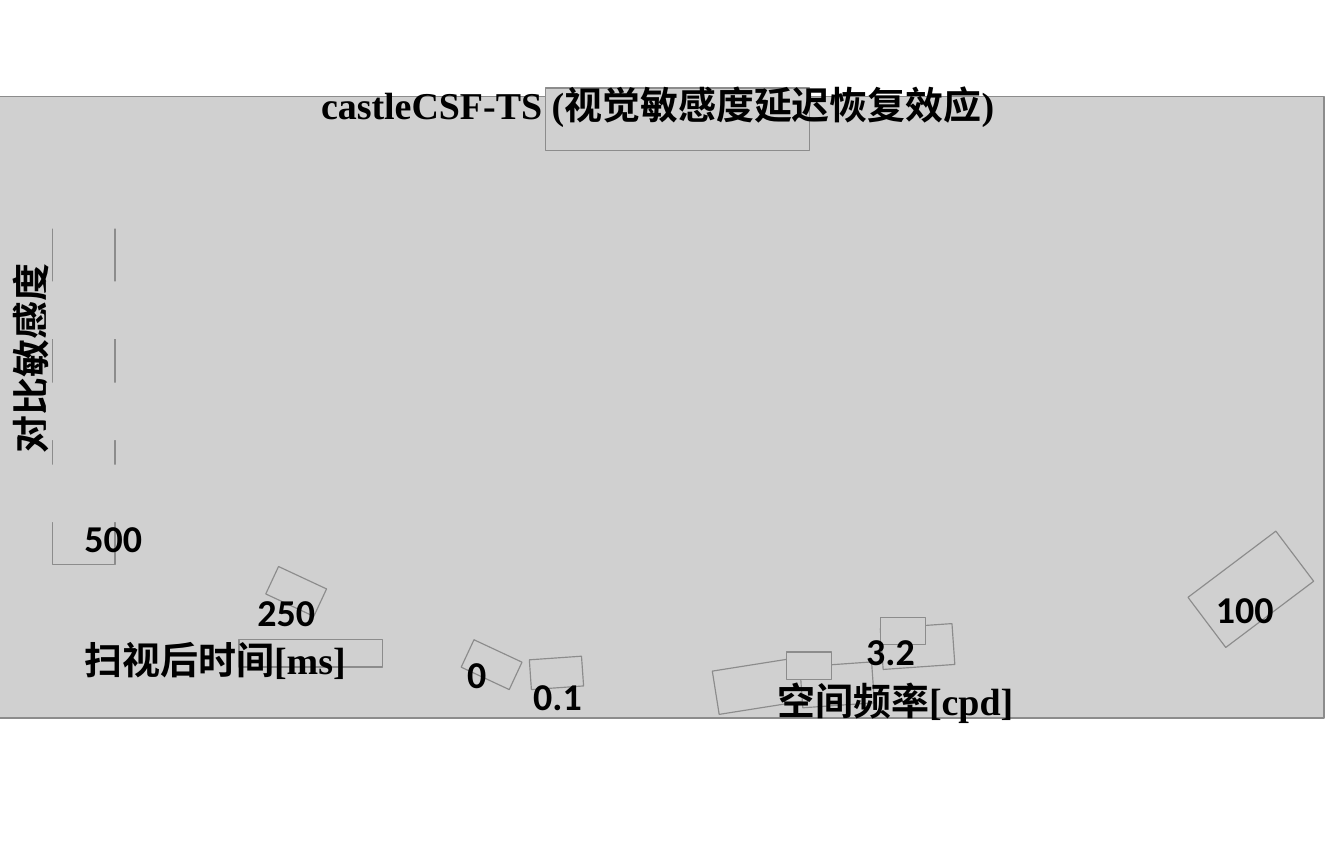
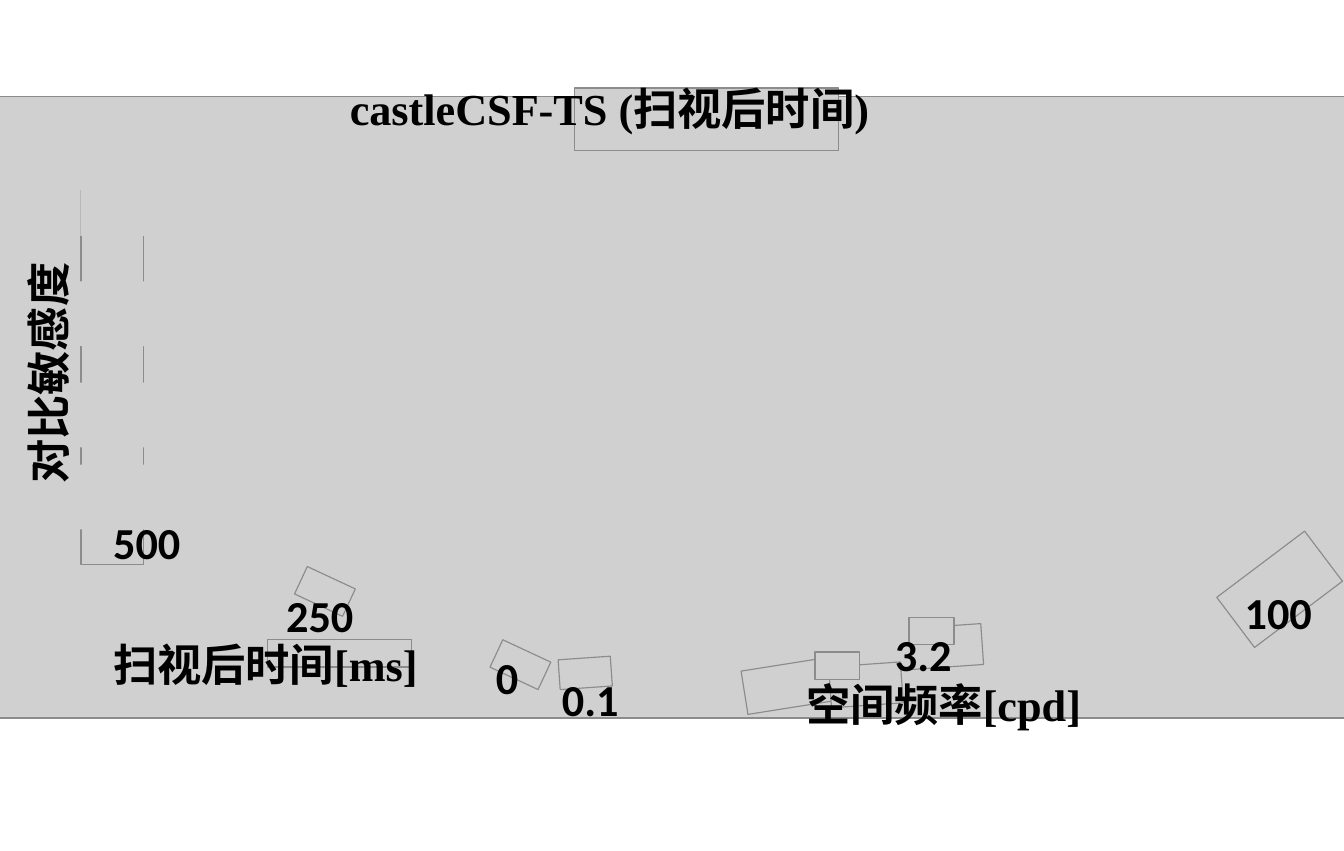
Before and after one commit to shanchangshuiyuan/latex-paper, a slide deck: slide 7 of 论文图片/图片转pdf/第三章/三种色彩通道下的对比敏感度随时空频率变化.pptx. Drawn at 1344x851 pixels with LibreOffice and Linux fonts; fonts in the diff are those of the drawing; grey boxes stand for pictures. Boxes give left, top, right and bottom in pixels: in the first picture for what was removed or moved away, otherwise in the second. Text is boxed around its words. In the diff, an @@ line names an element or a change of style, - is before the commit and + after.

```diff
--- a/论文图片/图片转pdf/第三章/三种色彩通道下的对比敏感度随时空频率变化.pptx
+++ b/论文图片/图片转pdf/第三章/三种色彩通道下的对比敏感度随时空频率变化.pptx
@@ text at (350,90,869,134): text changed; size 24 to 28 pt @@
-castleCSF-TS (视觉敏感度延迟恢复效应)
+castleCSF-TS (扫视后时间)
@@ picture: place and size @@
-picture at (51,171,138,229)
+picture at (81,171,178,236)
@@ size 24 to 28 pt in 9 elements at (806,676,1081,732), (113,639,417,687), (496,665,518,695), (562,680,619,728), (1245,600,1312,640), (895,635,952,683), (286,595,353,640), (113,529,180,565), (15,285,79,477) @@
@@ text "对比敏感度": place and size @@
-text "对比敏感度" at (1,283,56,448)
+text "对比敏感度" at (15,285,79,477)
@@ 13 pictures: place and size @@
-13 pictures at (0,88,1324,718)
+13 pictures at (0,88,1344,718)
@@ picture: place and size @@
-picture at (46,281,132,339)
+picture at (75,281,172,346)
@@ picture: place and size @@
-picture at (46,382,132,440)
+picture at (75,382,172,447)
@@ picture: place and size @@
-picture at (41,464,132,522)
+picture at (71,464,167,529)
@@ text "500": place and size @@
-text "500" at (84,522,142,562)
+text "500" at (113,529,180,565)
@@ text "250": place and size @@
-text "250" at (257,594,315,627)
+text "250" at (286,595,353,640)
@@ text "100": place and size @@
-text "100" at (1216,598,1274,632)
+text "100" at (1245,600,1312,640)
@@ text "3.2": place and size @@
-text "3.2" at (866,633,915,674)
+text "3.2" at (895,635,952,683)
@@ text "扫视后时间[ms]": place and size @@
-text "扫视后时间[ms]" at (84,639,345,679)
+text "扫视后时间[ms]" at (113,639,417,687)
@@ text "0": place and size @@
-text "0" at (467,663,486,689)
+text "0" at (496,665,518,695)
@@ text "0.1": place and size @@
-text "0.1" at (533,685,582,720)
+text "0.1" at (562,680,619,728)
@@ text "空间频率[cpd]": place and size @@
-text "空间频率[cpd]" at (777,676,1013,725)
+text "空间频率[cpd]" at (806,676,1081,732)
```
Also in this commit, not shown: 7 other slides changed, 29 other files.
